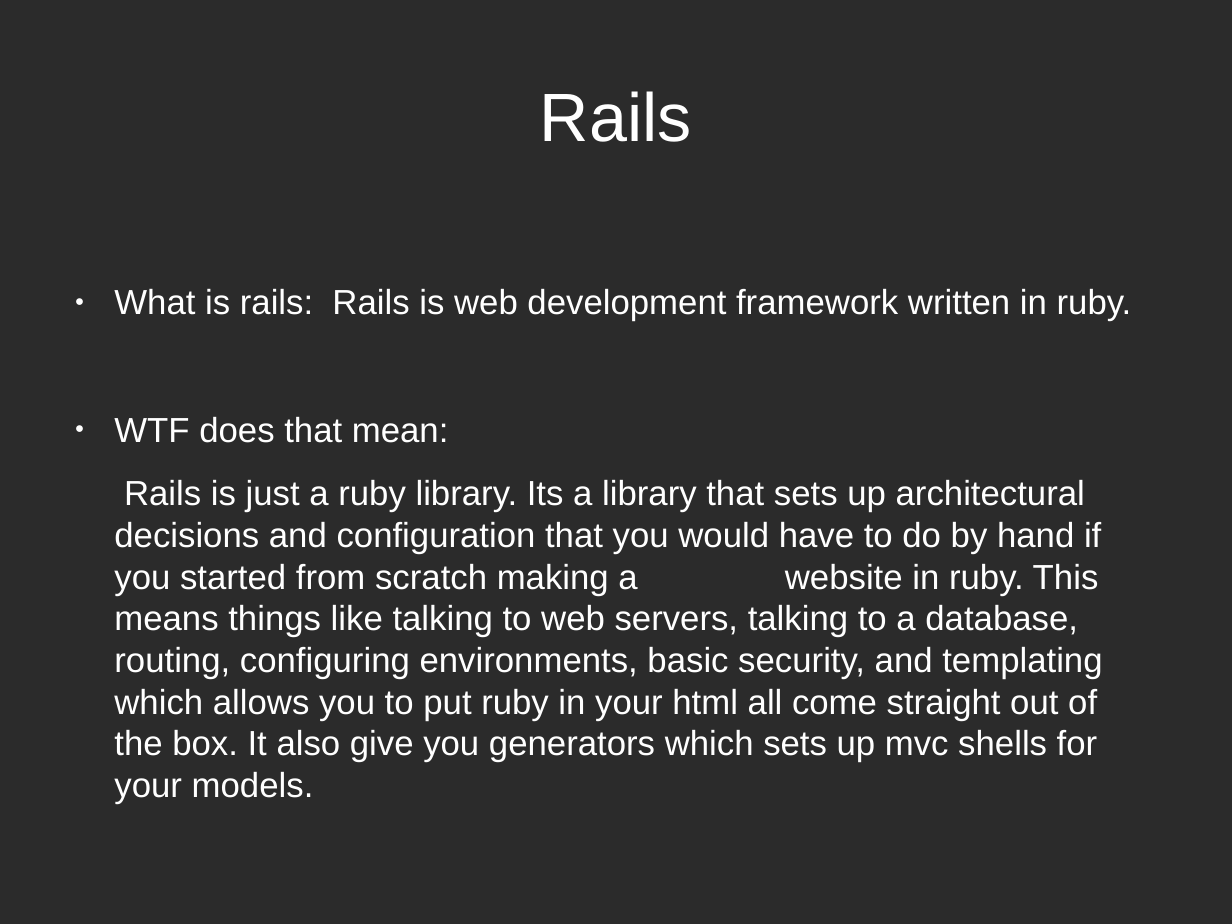
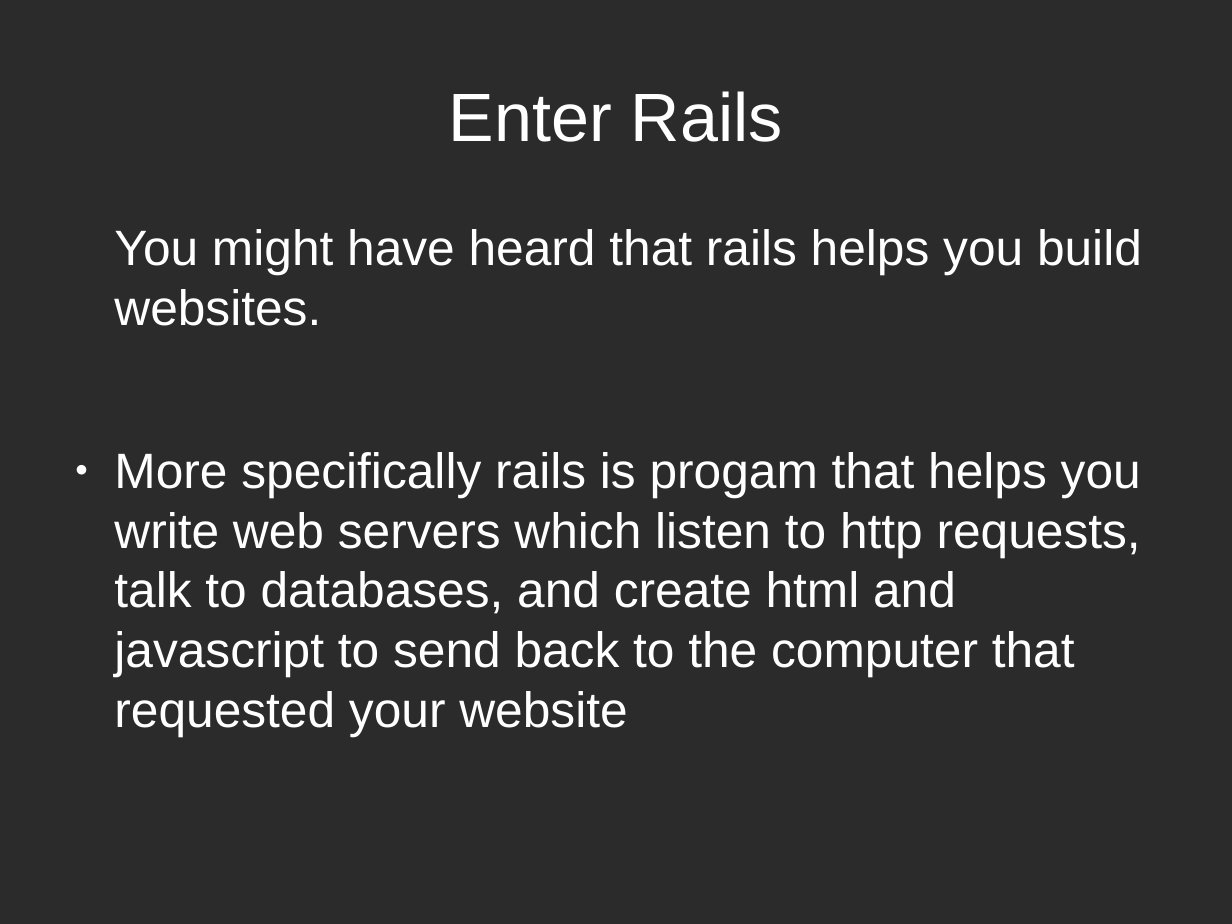
Before and after one commit to Andrew-Max/rails-seminar-materials, a slide deck: slide 8 of try_rails_slides.odp (slide 11 before the commit). Drawn at 1232x924 pixels with LibreOffice and Linux fonts; fonts in the diff are those of the drawing; background and template pictures are left out; a plain dark background stands for a picture behind light text. Boxes give left, top, right and bottom in pixels: in the first picture for what was removed or moved away, otherwise in the second. Text is boxed around its words. In the diff, an @@ line names an element or a change of style, - is before the commit and + after.

```diff
--- a/try_rails_slides.odp
+++ b/try_rails_slides.odp
@@ title at <box>449,91,783,142</box>: text changed @@
-Rails
+Enter Rails
@@ text at <box>114,229,1142,736</box>: text changed; size 22.4 to 32 pt @@
-● What is rails: Rails is web development framework written in ruby.
-● WTF does that mean:
-Rails is just a ruby library. Its a library that sets up architectural decisions and configuration that you would have to do by hand if you started from scratch making a website in ruby. This means things like talking to web servers, talking to a database, routing, configuring environments, basic security, and templating which allows you to put ruby in your html all come straight out of the box. It also give you generators which sets up mvc shells for your models.
+You might have heard that rails helps you build websites.
+● More specifically rails is progam that helps you write web servers which listen to http requests, talk to databases, and create html and javascript to send back to the computer that requested your website
```
Also in this commit, not shown: 5 other slides changed, 8 slides added, 9 slides removed.
